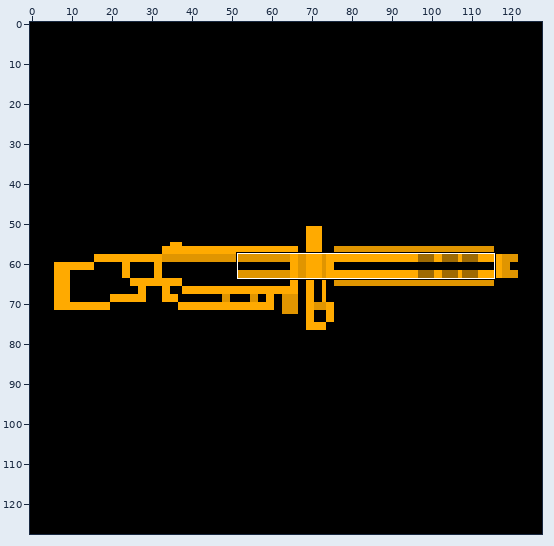
One commit to this sprite sheet: Thumbnails/Emplacement Gun.png. The picture above shows the old version from afar; the outline marks the close-up.
Close-up. Earlier state:
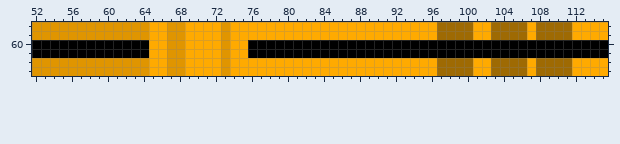
The file is 128x128 pixels. Shown: x 52..115, y 58..63.
The same view after the edit:
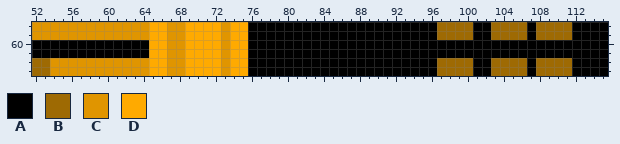
Palette (. is transparent): A #000000  B #9e6a03  C #e09500  D #ffaa00
The edit:
@@ x 52..115 @@
-58 CCCCCCCCCCCCCDDCCDDDDCDDDDDDDDDDDDDDDDDDDDDDDBBBBDDBBBBDBBBBDDDD
-59 CCCCCCCCCCCCCDDCCDDDDCDDDDDDDDDDDDDDDDDDDDDDDBBBBDDBBBBDBBBBDDDD
+58 CCCCCCCCCCCCCDDCCDDDDCDDAAAAAAAAAAAAAAAAAAAAABBBBAABBBBABBBBAAAA
+59 CCCCCCCCCCCCCDDCCDDDDCDDAAAAAAAAAAAAAAAAAAAAABBBBAABBBBABBBBAAAA
 60 AAAAAAAAAAAAADDCCDDDDCDDAAAAAAAAAAAAAAAAAAAAAAAAAAAAAAAAAAAAAAAA
 61 AAAAAAAAAAAAADDCCDDDDCDDAAAAAAAAAAAAAAAAAAAAAAAAAAAAAAAAAAAAAAAA
-62 CCCCCCCCCCCCCDDCCDDDDCDDDDDDDDDDDDDDDDDDDDDDDBBBBDDBBBBDBBBBDDDD
-63 CCCCCCCCCCCCCDDCCDDDDCDDDDDDDDDDDDDDDDDDDDDDDBBBBDDBBBBDBBBBDDDD
+62 BBCCCCCCCCCCCDDCCDDDDCDDAAAAAAAAAAAAAAAAAAAAABBBBAABBBBABBBBAAAA
+63 BBCCCCCCCCCCCDDCCDDDDCDDAAAAAAAAAAAAAAAAAAAAABBBBAABBBBABBBBAAAA
Where, in picture pixels (left, top, right, bottom), the same in both close-ups:
changed: (248, 22, 437, 76)
changed: (473, 22, 491, 76)
changed: (527, 22, 536, 76)
changed: (572, 22, 608, 76)
changed: (32, 58, 50, 76)
